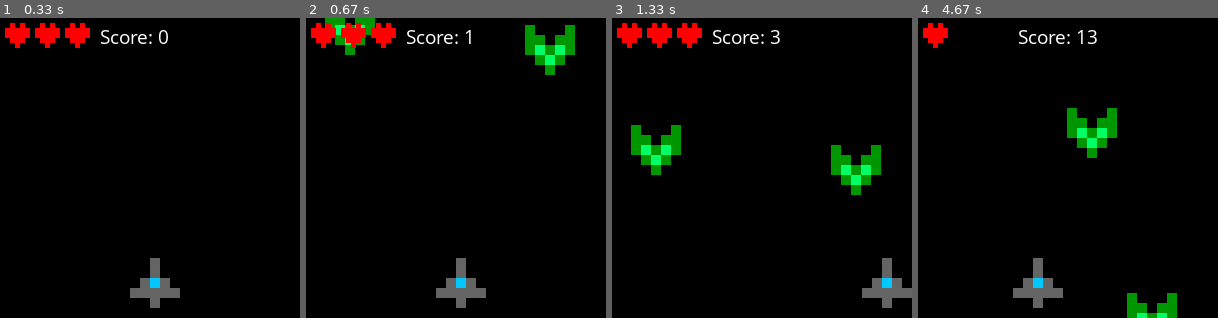
Above: before the commit, frames 1-4 (left to right).
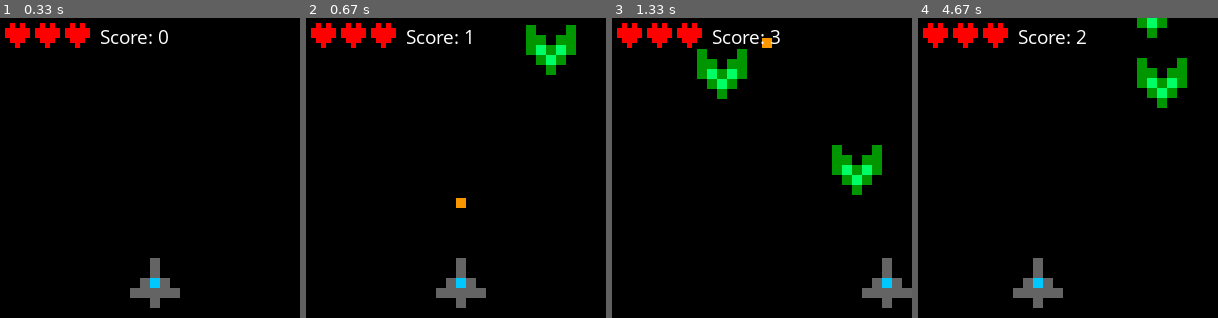
Above: after the commit, the same moments.

Repository: Th14g0o/Pygame
Game: pygame game, started from Simples/Navinha.py
Two runs of this game, one before a commit and one after it. Both use one fixed random seed, a clock stepped at 60 frames per second and the inputs below.
Inputs:
- Up to frame 1 (0.33 s): no input
- Up to frame 2 (0.67 s): tap Enter at 0.33 s
- Up to frame 3 (1.33 s): hold Right 0.67-1.13 s; hold Right from 1.17 s (still down)
- Up to frame 4 (4.67 s): release Right at 1.63 s; hold Left 1.67-2.2 s; hold Left 2.23-2.63 s; hold Right 2.67-3.3 s; hold Enter 3.33-3.8 s; hold Left 3.33-3.8 s; hold Left 3.83-4.3 s; hold Right from 4.33 s (still down)

Frame 1 is identical in both runs. In frame 2, 1.1% of the frame differs, in the area x 6-90%, y 0-64%; in frame 3, 3.7%; in frame 4, 5.8%, in the area x 11-90%, y 0-100%.

Commit message:
navinha 2

Diff:
--- a/Simples/Navinha.py
+++ b/Simples/Navinha.py
@@ -10,6 +10,8 @@
 cor_nave_inimigo = (0, 150, 0)
 cor_vidro_inimigo = (0, 255, 100)
 cor_score = (255,255,255)
+texto_normal = (255,255, 255)
+texto_selecionado = (0,100,200)
 
 largura = 300
 altura = 300
@@ -22,9 +24,9 @@
 tiro1 = False
 dano = 0
 
-pos_x_inimigo1 = randrange(19, largura -30, 10)
+pos_x_inimigo1 = randrange(15, largura-30, 15)
 pos_y_inimigo1 = randrange(-90, -40, 10)
-pos_x_inimigo2 = randrange(19, largura -30, 10)
+pos_x_inimigo2 = randrange(15, largura-30, 15)
 pos_y_inimigo2 = randrange(-140, -40, 10)
 
 pos_x_vida = 15
@@ -118,6 +120,39 @@
     else:
         return False
 
+
+def Fim():
+    gameover = True
+    selecionado = 0
+    while gameover:
+        tela.fill(fundo)
+
+        for event in pygame.event.get():
+            if event.type == pygame.QUIT:
+                gameover = False
+            if event.type == pygame.KEYUP:
+                if event.key == pygame.K_RIGHT:
+                    selecionado = 1
+                if event.key == pygame.K_LEFT:
+                    selecionado = 0
+                if event.key == pygame.K_RETURN:
+                    if selecionado == 0:
+                        gameover = False
+                        return True
+                    gameover = False
+                    return False
+        texto(f"SCORE FINAL: {int(score)}", 20, texto_normal, 61 , 0)
+        if selecionado == 0:
+            texto("REINICIAR", 17, texto_selecionado, 40, int(altura/2))
+            texto("FECHAR", 17, texto_normal, int(largura/2) + 30, int(altura/2))
+        else:
+            texto("REINICIAR", 17, texto_normal, 40 , int(altura/2))
+            texto("FECHAR", 17, texto_selecionado, int(largura/2) + 30, int(altura/2))
+
+        FPS.tick(60)
+        pygame.display.flip()
+
+
 while inicio:
     tela.fill(fundo)
 
@@ -125,7 +160,7 @@
         if event.type == pygame.QUIT:
             inicio = False
         if event.type == pygame.KEYUP:
-            if event.key == pygame.K_a and tiro1 == False:
+            if event.key == pygame.K_RETURN and tiro1 == False:
                 pos_x_b1 = pos_x_p1
                 pos_y_b1 = pos_y_p1- 40
                 tiro1 = True
@@ -150,31 +185,39 @@
     pos_y_inimigo2 += 3
 
     if pos_y_inimigo1 > altura+40:
+        pos_x_inimigo1 = randrange(15, largura-30, 15)
+        pos_y_inimigo1 = randrange(-140, -40, 10)
+    if pos_y_inimigo2 > altura+40:
+        pos_x_inimigo2 = randrange(15, largura-30, 15)
+        pos_y_inimigo2 = randrange(-90, -40, 10)
+
+    if colisao_simples(pos_x_b1, pos_y_b1, 10, 10, pos_x_inimigo1-20, pos_y_inimigo1-40, 50, 50):
+        pos_x_inimigo1 = randrange(15, largura-30, 15)
+        pos_y_inimigo1 = randrange(-140, -40, 10)
+    if colisao_simples(pos_x_b1, pos_y_b1, 10, 10, pos_x_inimigo2-20, pos_y_inimigo2-40, 50, 50):
+        pos_x_inimigo2 = randrange(15, largura-30, 15)
+        pos_y_inimigo2 = randrange(-140, -40, 10)
+
+    if colisao_simples(pos_x_p1-20, pos_y_p1-40, 40, 40, pos_x_inimigo2-20, pos_y_inimigo2-40, 50, 50):
+        dano += 1
+        pos_x_inimigo2 = randrange(15, largura-30, 15)
+        pos_y_inimigo2 = randrange(-90, -40, 10)
+    if colisao_simples(pos_x_p1-20, pos_y_p1-40, 40, 40, pos_x_inimigo1-20, pos_y_inimigo1-40, 50, 50):
+        dano += 1
+        pos_x_inimigo1 = randrange(15, largura-30, 15)
+        pos_y_inimigo1 = randrange(-90, -40, 10)
+
+
+    if dano == 3:
+        inicio = Fim()
+        dano = 0
+        pos_x_inimigo2 = randrange(19,largura -30, 10)
+        pos_y_inimigo2 = randrange(-90, -40, 10)
         pos_x_inimigo1 = randrange(19,largura -30, 10)
         pos_y_inimigo1 = randrange(-140, -40, 10)
-    if pos_y_inimigo2 > altura+40:
-        pos_x_inimigo2 = randrange(19,largura -30, 10)
-        pos_y_inimigo2 = randrange(-90, -40, 10)
-
-    if colisao_simples(pos_x_b1, pos_y_b1, 10, 10, pos_x_inimigo1-20, pos_y_inimigo1-40, 40, 40):
-        pos_x_inimigo1 = randrange(19,largura -30, 10)
-        pos_y_inimigo1 = randrange(-140, -40, 10)
-    if colisao_simples(pos_x_b1, pos_y_b1, 10, 10, pos_x_inimigo2-20, pos_y_inimigo2-40, 40, 40):
-        pos_x_inimigo2 = randrange(19,largura -30, 10)
-        pos_y_inimigo2 = randrange(-140, -40, 10)
-
-    if colisao_simples(pos_x_p1-20, pos_y_p1-40, 40, 40, pos_x_inimigo2-20, pos_y_inimigo2-40, 40, 40):
-        dano += 1
-        pos_x_inimigo2 = randrange(19,largura -30, 10)
-        pos_y_inimigo2 = randrange(-90, -40, 10)
-    if colisao_simples(pos_x_p1-20, pos_y_p1-40, 40, 40, pos_x_inimigo1-20, pos_y_inimigo1-40, 40, 40):
-        dano += 1
-        pos_x_inimigo1 = randrange(19,largura -30, 10)
-        pos_y_inimigo1 = randrange(-90, -40, 10)
-
-
-    if dano == 3:
-        inicio = False
+        pos_x_p1 = int(largura/2)
+        score = 0
+
     inimigo(pos_x_inimigo1, pos_y_inimigo1)
     inimigo(pos_x_inimigo2, pos_y_inimigo2)
 
